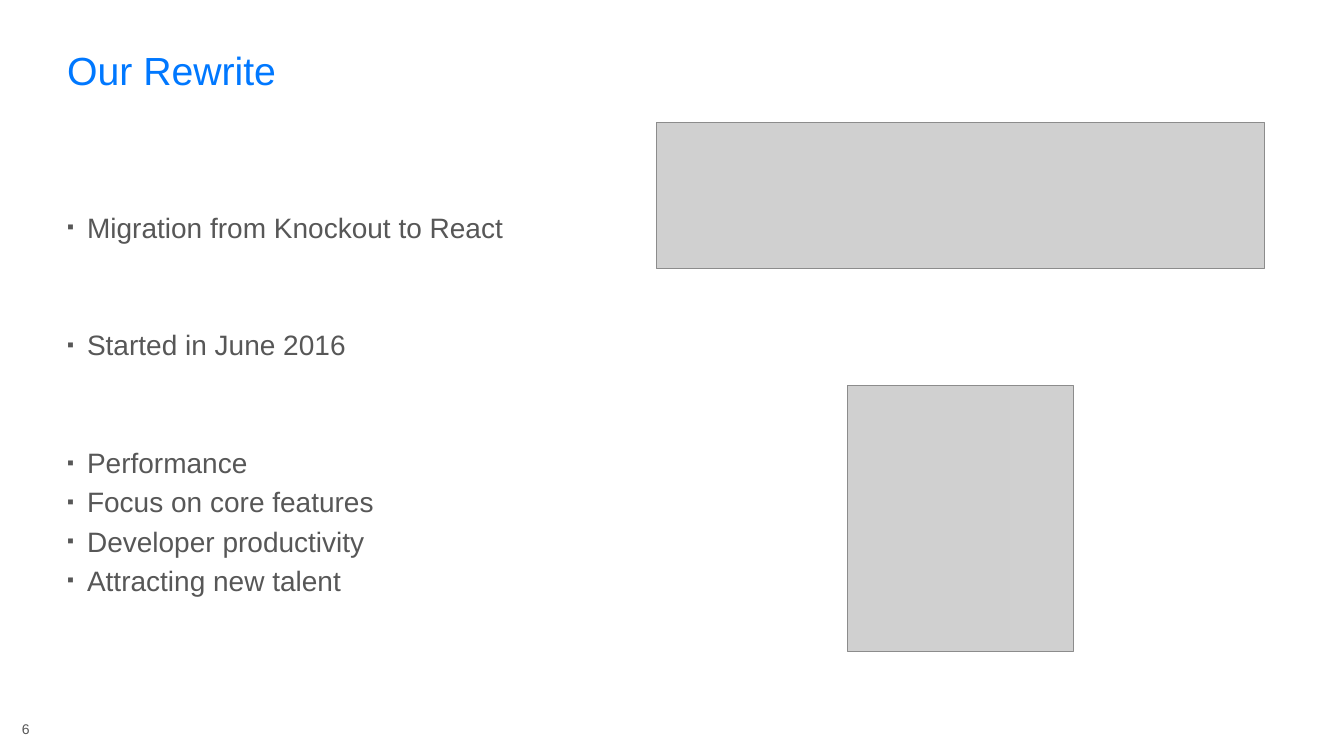
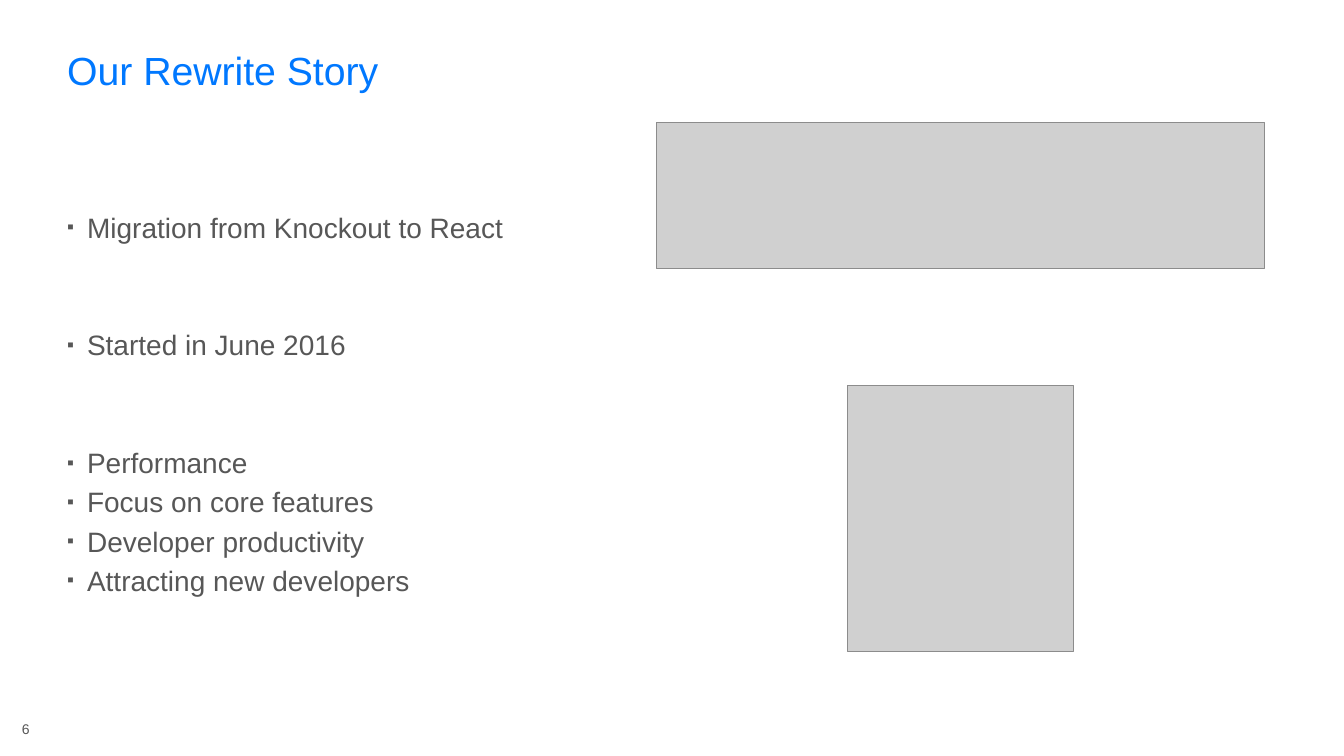
Before and after one commit to rasmuskl/react-webpack-typescript, a slide deck: slide 6 of _notes/Presentation.pptx. Drawn at 1344x756 pixels with LibreOffice and Linux fonts; fonts in the diff are those of the drawing; grey boxes stand for pictures; background and template pictures are left out. Boxes give left, top, right and bottom in pixels: in the first picture for what was removed or moved away, otherwise in the second. Text is boxed around its words. In the diff, an @@ line names an element or a change of style, - is before the commit and + after.

```diff
--- a/_notes/Presentation.pptx
+++ b/_notes/Presentation.pptx
@@ title at [67,56,378,93]: text changed @@
-Our Rewrite
+Our Rewrite Story
@@ text at [87,570,409,596]: text changed @@
-▪ Attracting new talent
+▪ Attracting new developers
```
Also in this commit, not shown: 7 other slides changed, 3 other files.
